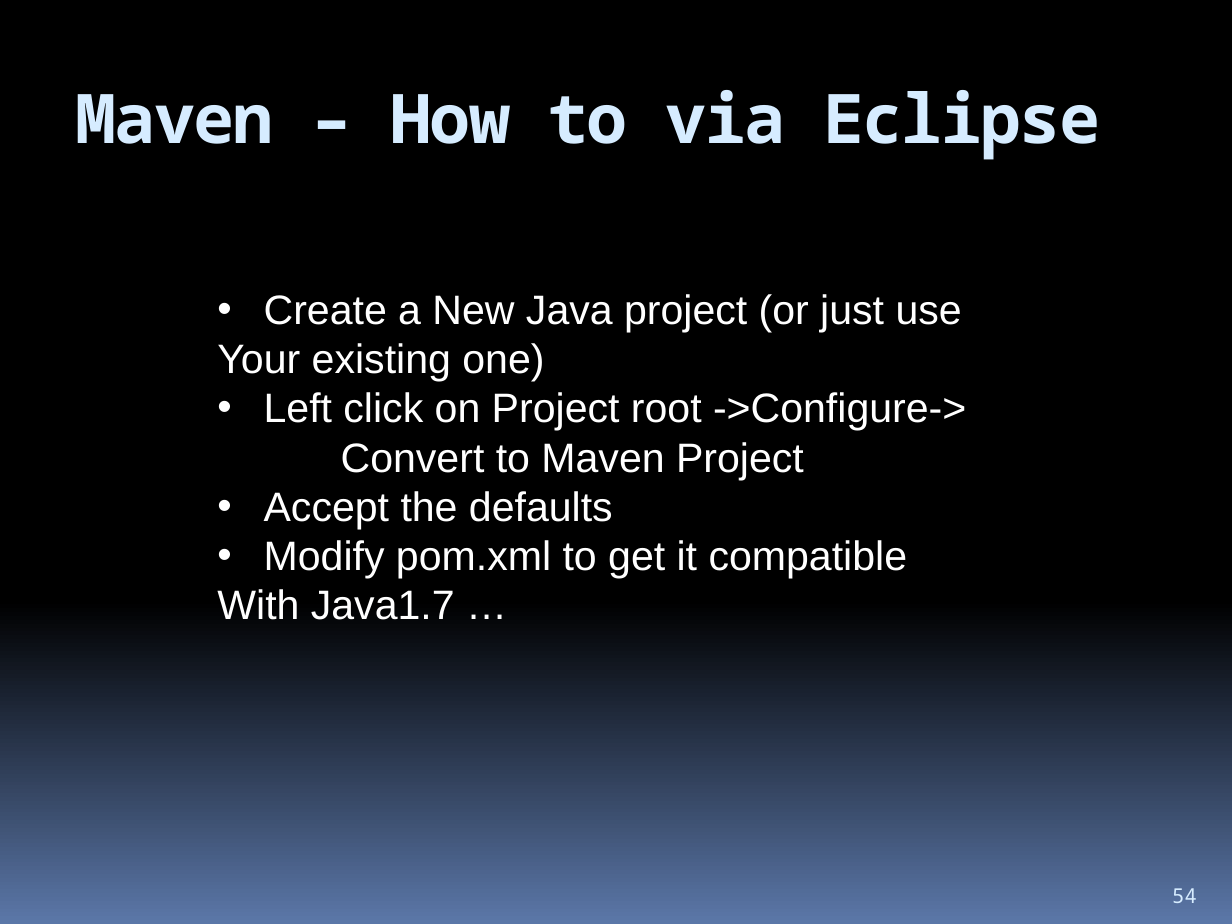
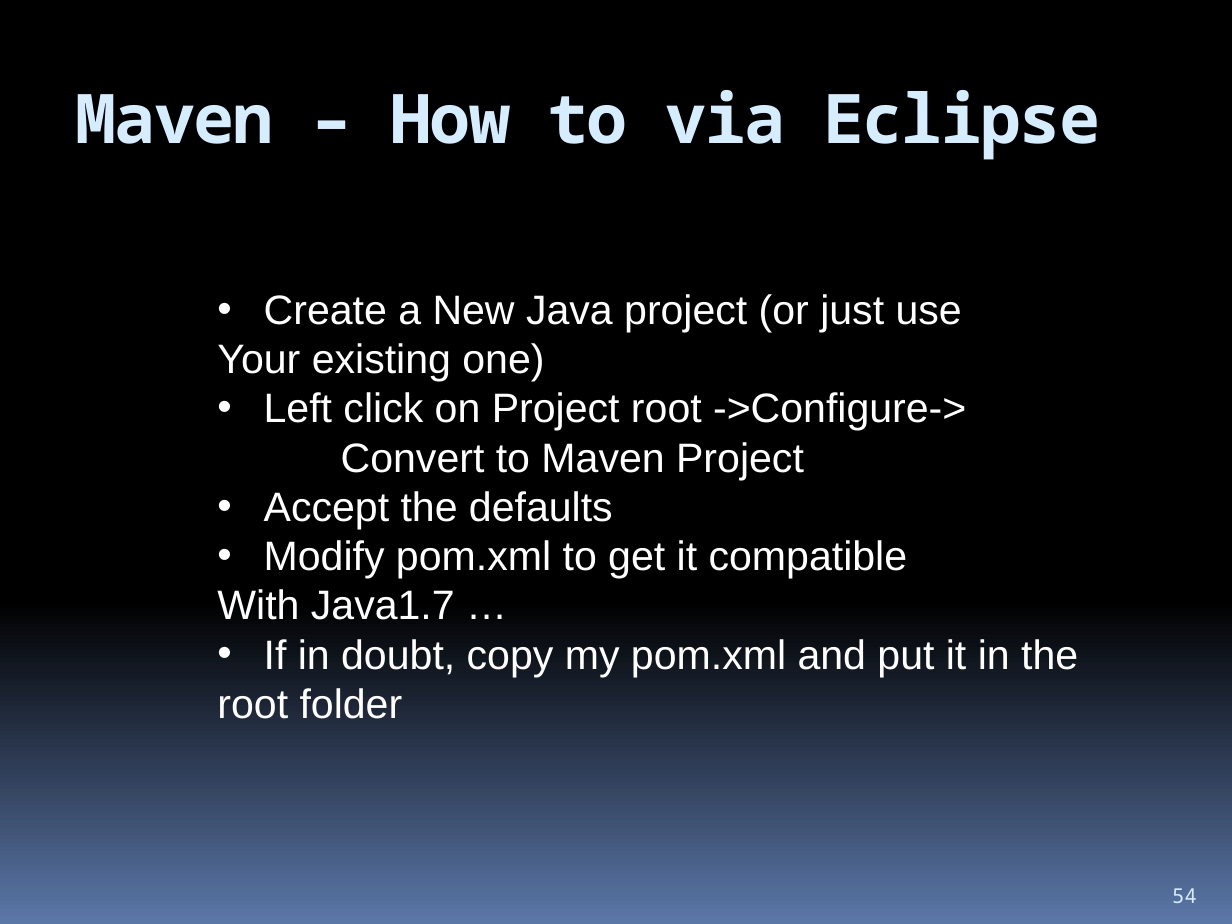
Before and after one commit to hchan/comp2613, a slide deck: slide 54 of coursePresentation.pptx. Drawn at 1232x924 pixels with LibreOffice and Linux fonts; fonts in the diff are those of the drawing. Boxes give left, top, right and bottom in pixels: in the first picture for what was removed or moved away, otherwise in the second. Text is boxed around its words. In the diff, an @@ line names an element or a change of style, - is before the commit and + after.

```diff
--- a/coursePresentation.pptx
+++ b/coursePresentation.pptx
@@ text at box(217, 639, 1078, 719): paragraphs added @@
+• If in doubt, copy my pom.xml and put it in the
+root folder
```
Also in this commit, not shown: 1 other slide changed, 7 other files.
